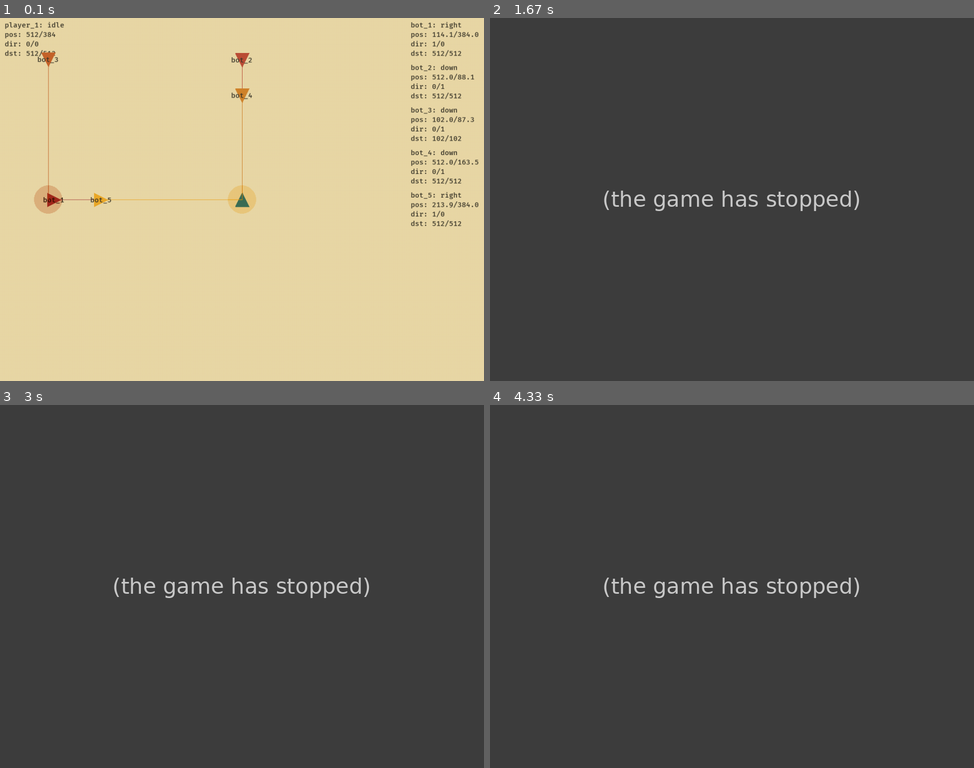
Above: before the commit, frames 1-4 (two rows, left to right).
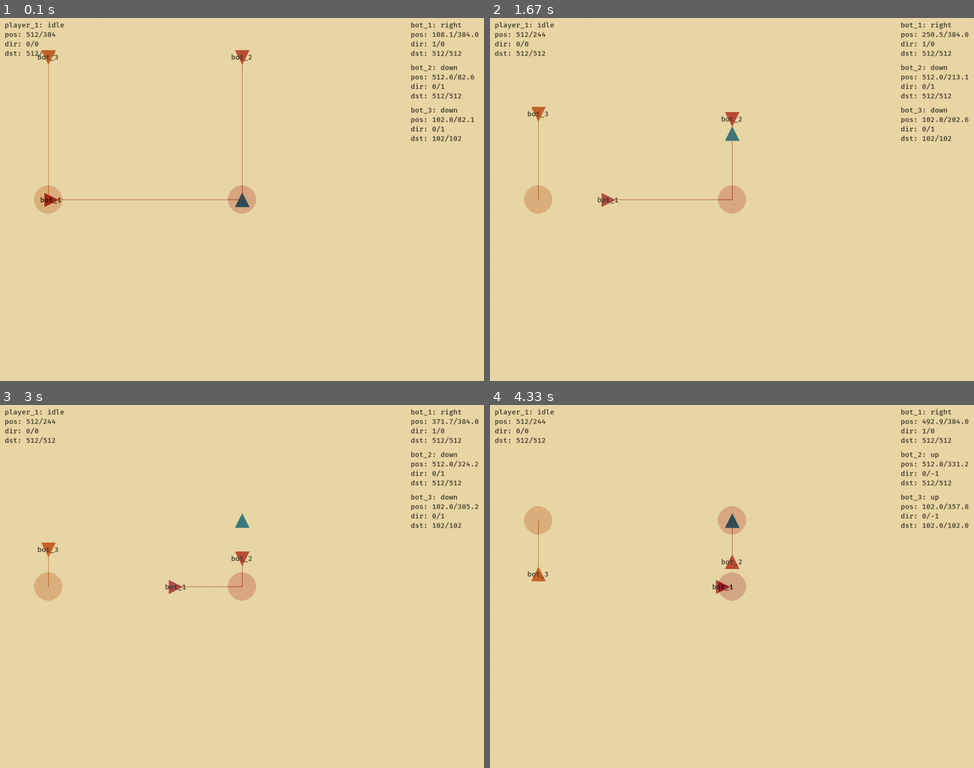
Above: after the commit, the same moments.

Repository: Kegori-programmer/tanks
Game: pygame game, started from main.py
The game is run twice, just before and just after one commit, with the same random seed, the same clock (stepped at 60 frames per second) and the same inputs.
Inputs:
- Up to frame 1 (0.1 s): no input
- Up to frame 2 (1.67 s): hold Up 0.83-1.3 s
- Up to frame 3 (3 s): no input
- Up to frame 4 (4.33 s): no input

The runs differ from the first frame. In frame 1, 1.4% of the frame differs, in the area x 7-99%, y 3-58%; in frame 2, 100%; in frame 3, 100%; in frame 4, 100%, in the area x 0-100%, y 0-100%.
Before the commit the program exited at 0.93 s; later frames show no game.

Commit message:
pause to install python

Diff:
--- a/main.py
+++ b/main.py
@@ -2,11 +2,10 @@
 from classes.InfoClass import Info
 from classes.TankBotClass import TankBot
 from classes.TankPlayerClass import TankPlayer
-from helpers.MathHelper import Math
 from helpers.PygameHelper import Pygame
 
 
-speed = 10
+speed = 5
 width = 1024
 height = 768
 tank_size = 15
@@ -21,10 +20,8 @@
 bot_3 = TankBot(graphic, 'bot_3', round(width / 10), round(height / 10), tank_size, bot_velocity / 1.3, (187, 62, 3))
 bot_4 = TankBot(graphic, 'bot_4', round(width / 2), round(height / 5), tank_size, bot_velocity / 1.4, (202, 103, 2))
 bot_5 = TankBot(graphic, 'bot_5', round(width / 5), round(height / 2), tank_size, bot_velocity / 1.5, (238, 155, 0))
-bots = [bot_1, bot_2, bot_3, bot_4, bot_5]
-
-
-# bots = [bot_1, bot_2, bot_3]
+# bots = [bot_1, bot_2, bot_3, bot_4, bot_5]
+bots = [bot_1, bot_2, bot_3]
 # bots = [bot_1]
 
 
@@ -46,10 +43,11 @@
     # Bot
     for bot in bots:
         pos_bot_x, pos_bot_y = bot.get_position(plr_1)
-        if Math.distance_scalar(bot.pos, plr_1.pos) > bot.size + plr_1.size:
-            bot.set_position(pos_bot_x, pos_bot_y)
-        else:
-            exit()
+        bot.set_position(pos_bot_x, pos_bot_y)
+        # if Math.distance_scalar(bot.pos, plr_1.pos) > bot.size + plr_1.size:
+        # bot.set_position(pos_bot_x, pos_bot_y)
+        # else:
+        #     exit()
 
 
 def run():
